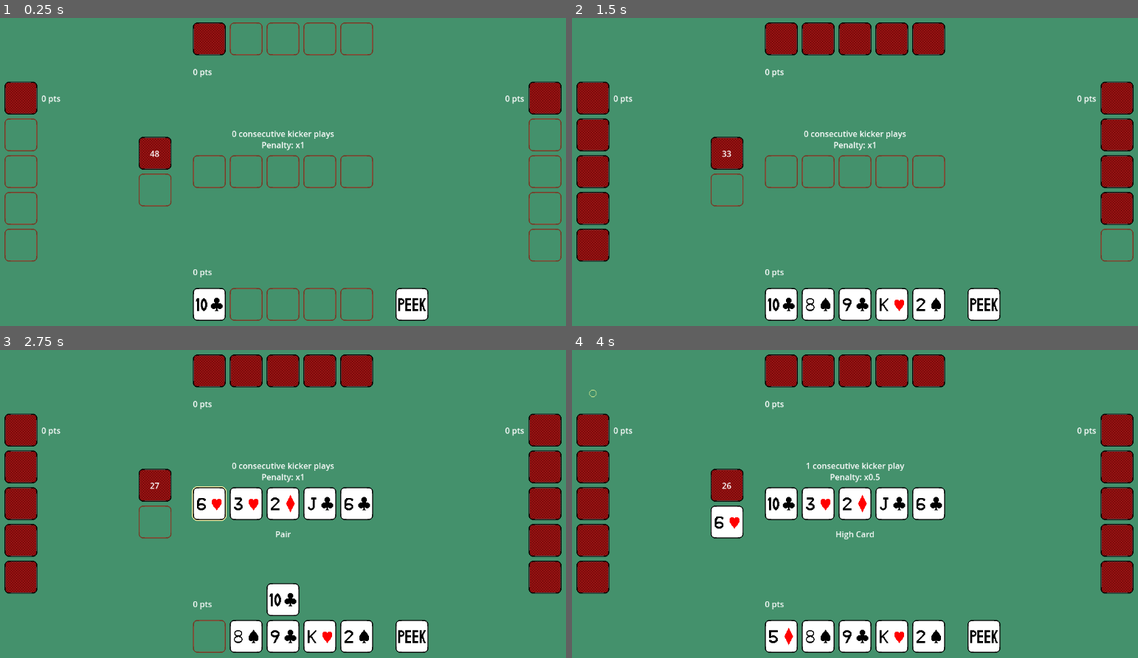
Above: before the commit, frames 1-4 (two rows, left to right).
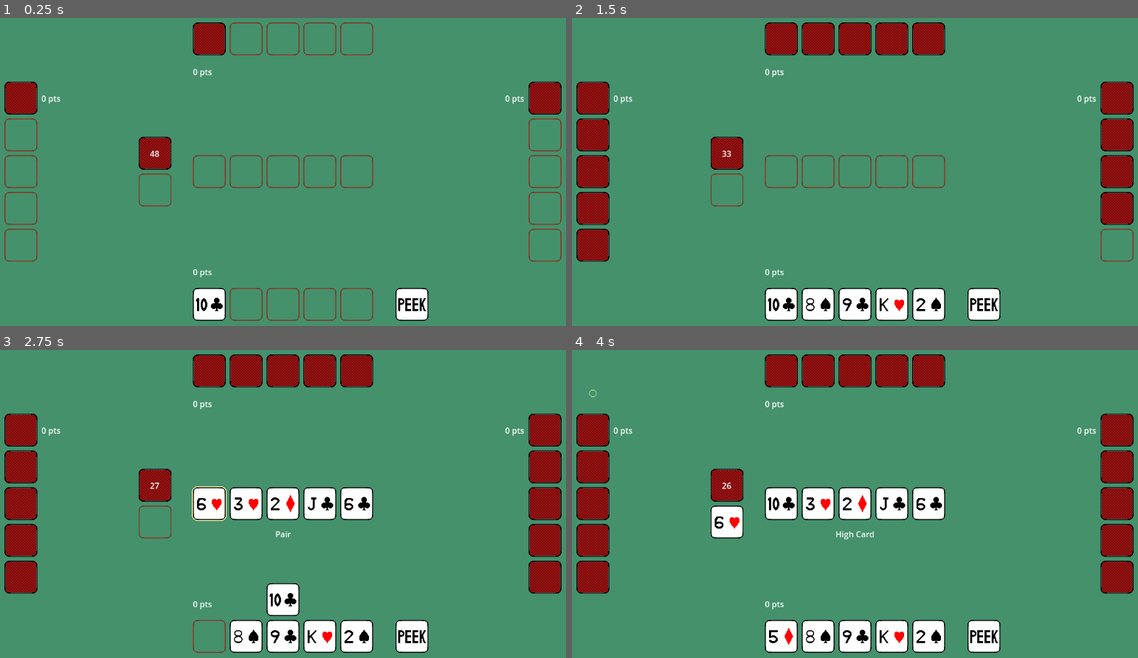
Above: after the commit, the same moments.

Repository: fitzgeraldkd/peeky-poker
Game: Godot game, scene res://scenes/main.tscn
The game is run twice, just before and just after one commit, with the same random seed, the same clock (stepped at 60 frames per second) and the same inputs.
Inputs:
- Up to frame 1 (0.25 s): no input
- Up to frame 2 (1.5 s): hold Right (right) 0.53-1.28 s; tap Space (select) at 0.6, 1.35 s; hold X (back) from 1.28 s (still down)
- Up to frame 3 (2.75 s): release X (back) at 2.03 s; hold Right (right) from 2.03 s (still down); tap Space (select) at 2.1 s
- Up to frame 4 (4 s): tap Space (select) at 2.85, 3.6 s; release Right (right) at 3.53 s; hold Left (left) from 3.53 s (still down)

The runs differ from the first frame. In frame 1, 0.3% of the frame differs, in the area x 40-60%, y 36-44%; in frame 2, 0.3%; in frame 3, 0.3%; in frame 4, 0.3%, in the area x 41-59%, y 36-44%.

Commit message:
Make kicker plays worthless

Diff:
--- a/scenes/community.gd
+++ b/scenes/community.gd
@@ -34,6 +34,10 @@
 		var empty_spot = empty_spot_scene.instantiate()
 		empty_spot.position = _get_position(n)
 		$EmptySpots.add_child(empty_spot)
+
+	if Globals.KICKERS_WORTHLESS:
+		$KickerLabel.visible = false
+		$PenaltyLabel.visible = false
 
 func replace_card(card: Card, index: int = hovered_index):
 	var removed_card : Node
--- a/scenes/globals.gd
+++ b/scenes/globals.gd
@@ -4,6 +4,7 @@
 const CARD_SIZE = 64
 const CARD_SPACING = CARD_SIZE + 8
 const SHORT_DELAY = 0.3
+const KICKERS_WORTHLESS = true
 
 enum HANDS {
     ROYAL_FLUSH,
--- a/scenes/utils.gd
+++ b/scenes/utils.gd
@@ -90,4 +90,7 @@
 	return true
 
 func get_kicker_penalty(n: int):
+	if Globals.KICKERS_WORTHLESS:
+		return 1 if n == 0 else 0
+
 	return 0.5 ** n
